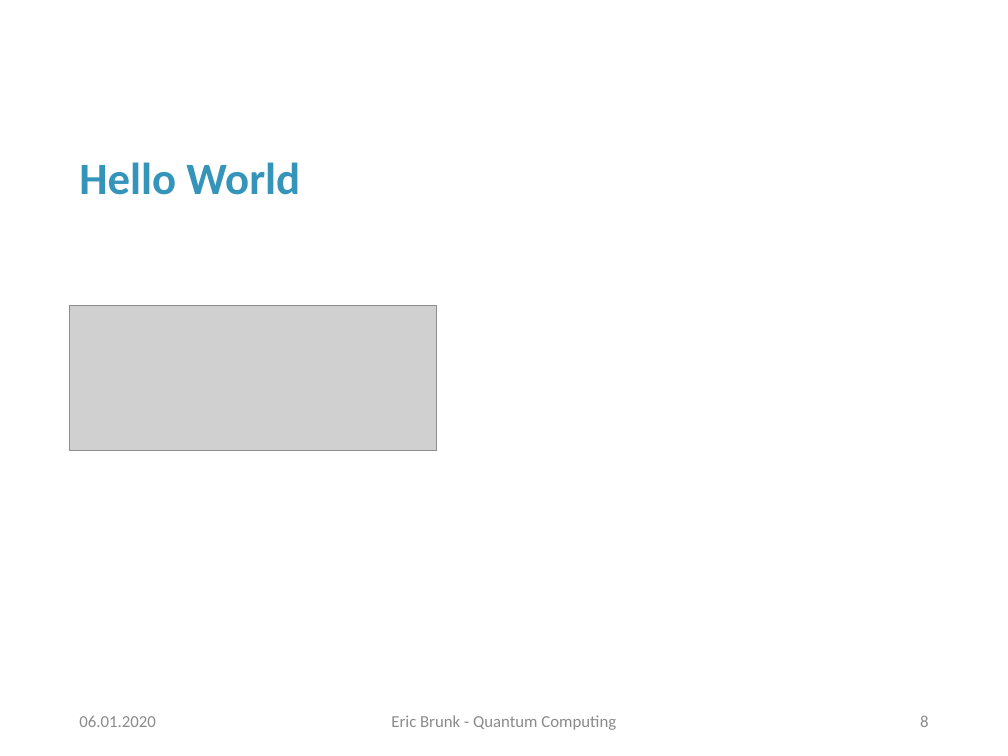
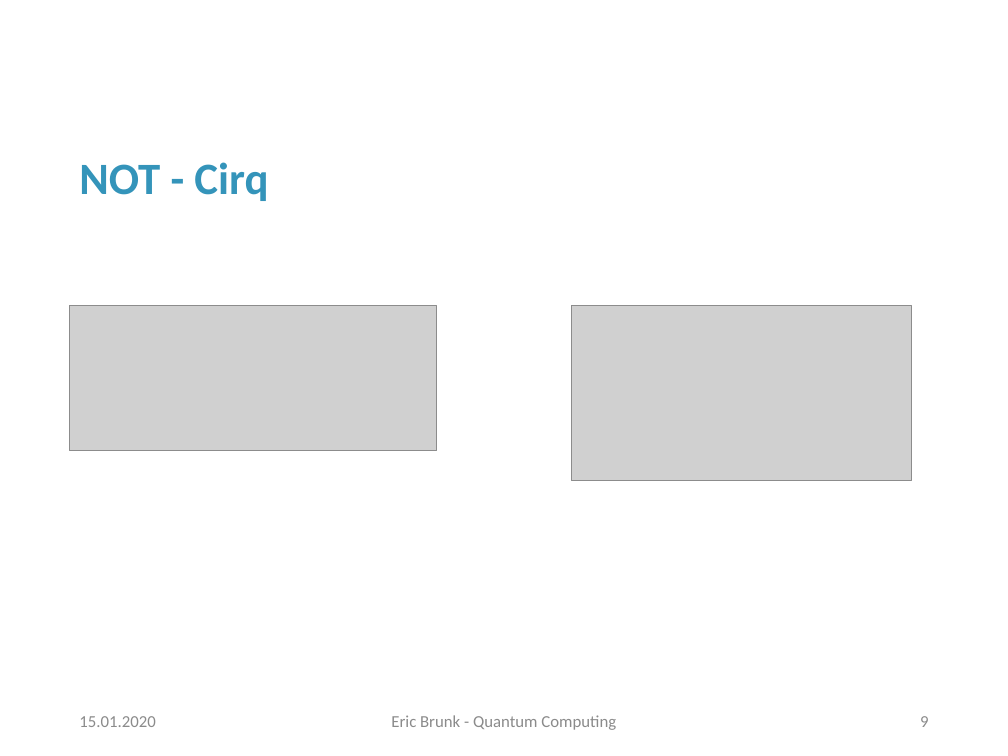
Before and after one commit to erxn91/quantum_computing, a slide deck: slide 9 of Präsentation.pptx (slide 8 before the commit). Drawn at 1008x756 pixels with LibreOffice and Linux fonts; fonts in the diff are those of the drawing; grey boxes stand for pictures; background and template pictures are left out. Boxes give left, top, right and bottom in pixels: in the first picture for what was removed or moved away, otherwise in the second. Text is boxed around its words. In the diff, an @@ line names an element or a change of style, - is before the commit and + after.

```diff
--- a/Präsentation.pptx
+++ b/Präsentation.pptx
@@ title at box(79, 162, 268, 201): text changed @@
-Hello World
+NOT - Cirq
@@ picture added at box(572, 305, 912, 481) @@
@@ text at box(79, 716, 155, 727): text changed @@
-06.01.2020
+15.01.2020
@@ page number at box(920, 716, 928, 727): text changed @@
-8
+9
```
Also in this commit, not shown: 25 other slides changed, 12 slides added, 9 other files.
